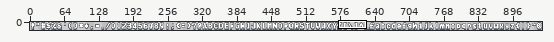
One commit to this pixel-art file: aseprite/Beachball.aseprite. The first picture is a wide view before the edit; the outline marks the close-up.
Close-up. First the earlier version:
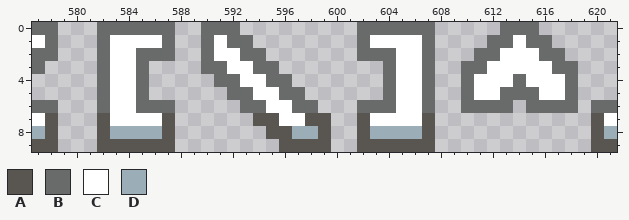
950x10 pixels, 1 frame. Shown: x 577..621, y 0..9.
Palette (. is transparent): A #595652  B #696a6a  C #ffffff  D #9badb7
Pixels before, first column x 577:
 0 BB...BBBBBB..BBB.........BBBBBB.....BBB......
 1 CB...BCCCCB..BCBB........BCCCCB....BBCBB.....
 2 BB...BCCBBB..BCCBB.......BBBCCB...BBCCCBB....
 3 B....BCCB....BBCCBB........BCCB..BBCCCCCBB...
 4 .....BCCB.....BBCCBB.......BCCB..BCCCBCCCB...
 5 .....BCCB......BBCCBB......BCCB..BCCBBBCCB...
 6 BB...BCCBBB.....BBCCBB...BBBCCB..BBBB.BBBB.BB
 7 CA...ACCCCA......AACCAA..ACCCCA............AC
 8 DA...ADDDDA.......AADDA..ADDDDA............AD
 9 AA...AAAAAA........AAAA..AAAAAA............AA
The same view after the edit:
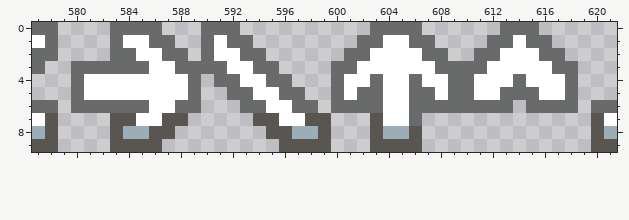
The exact change:
y 0: x 582 B -> .; x 587 B -> .; x 602 B -> .; x 607 B -> .
y 1: x 582..583 BC -> .B; x 586 C -> B; x 603 C -> B; x 606 C -> B
y 2: x 582..586 BCCBB -> .BBCC; x 588 . -> B; x 601 . -> B; x 603..604 BB -> CC; x 608 . -> B
y 3: x 580..581 .. -> BB; x 583..584 CC -> BB; x 586..589 .... -> CCBB; x 600..604 ....B -> BBCCC; x 607..609 B.. -> CBB
y 4: x 580..582 ..B -> BCC; x 585..589 B.... -> CCCCB; x 600..604 ....B -> BCCBC; x 606..609 CB.. -> BCCB
y 5: x 580..582 ..B -> BCC; x 585..589 B.... -> CCCCB; x 600..604 ....B -> BCBBC; x 606 C -> B; x 608..609 .. -> CB
y 6: x 580..581 .. -> BB; x 583..584 CC -> BB; x 586..589 BB.. -> CCBB; x 600..601 .. -> BB; x 604 B -> C; x 606 C -> B; x 608..609 .. -> BB
y 7: x 582..584 ACC -> .AA; x 588 . -> A; x 602..603 AC -> .A; x 606..607 CA -> B.
y 8: x 582..583 AD -> .A; x 586 D -> A; x 602..603 AD -> .A; x 606..607 DA -> A.
y 9: x 582 A -> .; x 587 A -> .; x 602 A -> .; x 607 A -> .
